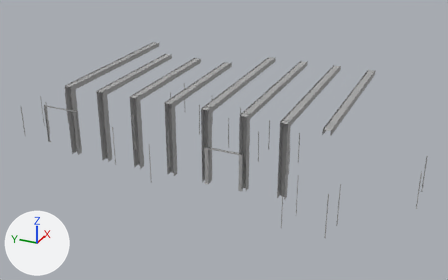
The FBX model ProjectIII_TheBigOne/Assets/Models/World/Level/GOLD/Model_Gold_MainHall_Beams_00.fbx: old version first, new version second.
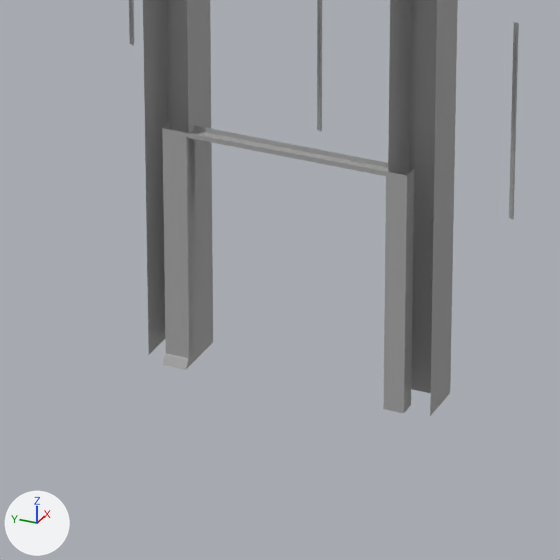
The first picture shows the older version from a 50 mm camera at (-47.3, 15.7, 24.1) aimed at (-4.9, 34.8, 2.9). The close-ups show both versions on the part from 40% to 59% of the width and 46% to 76% of the height of that picture; other places that the commit changed are outside them. The lights are fixed; the arrows at lower left show +X, +Y and +Z. Where no turn or scale is listed for an object, it has been applied to the vertices.

Names of what the first close-up shows: '01_Corridors_DoorBeam_003', 'C-Ext056', 'C-Ext057', 'C-Ext063', 'C-Ext064', 'L-Ext005', 'L-Ext007'.
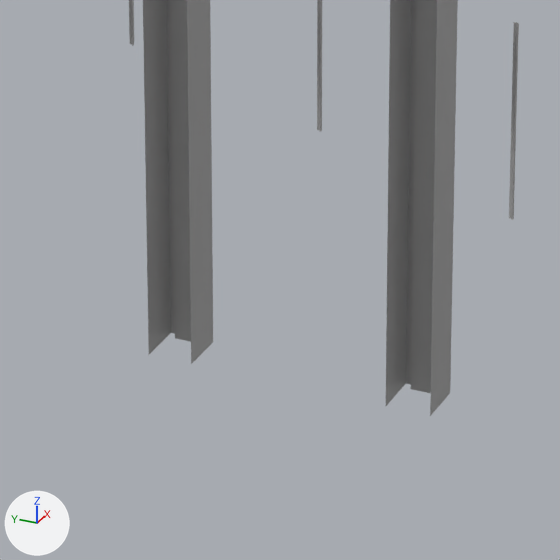
Where the change shows, as pixel boxes [x1, y1, x2, y2] in the close-ups (560 x 560 px):
'01_Corridors_DoorBeam_003', deleted
    before: [162, 121, 414, 413]

Diff of the bpy script that builds the scene:
```diff
--- a/ProjectIII_TheBigOne/Assets/Models/World/Level/GOLD/Model_Gold_MainHall_Beams_00.fbx.py
+++ b/ProjectIII_TheBigOne/Assets/Models/World/Level/GOLD/Model_Gold_MainHall_Beams_00.fbx.py
@@ ob_01_corridors_doorbeam_003 @@
-ob_01_corridors_doorbeam_003 = bpy.data.objects.new('01_Corridors_DoorBeam_003', me_mesh_060)
-ob_01_corridors_doorbeam_003.location = (-10.0, 32.52, 1.61)
```
